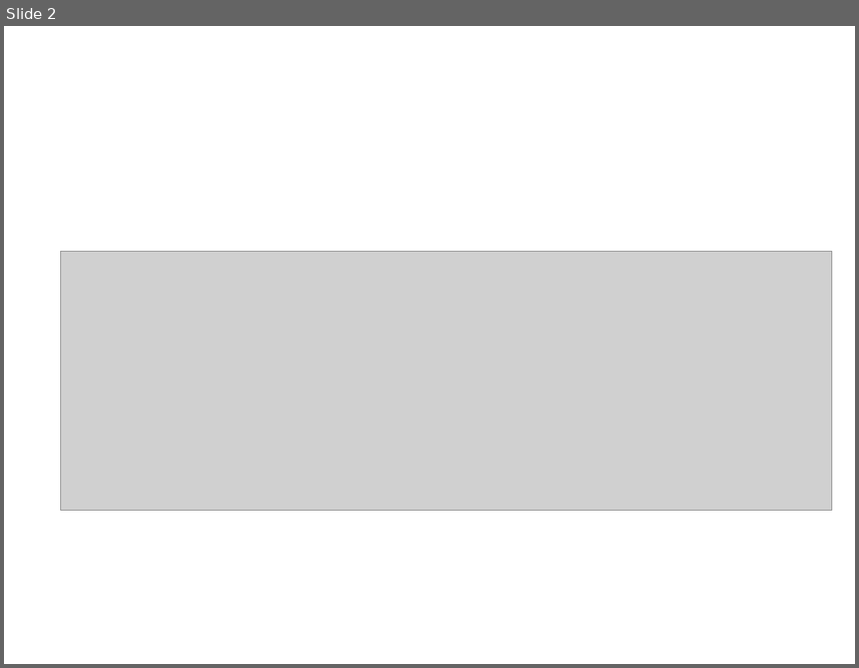
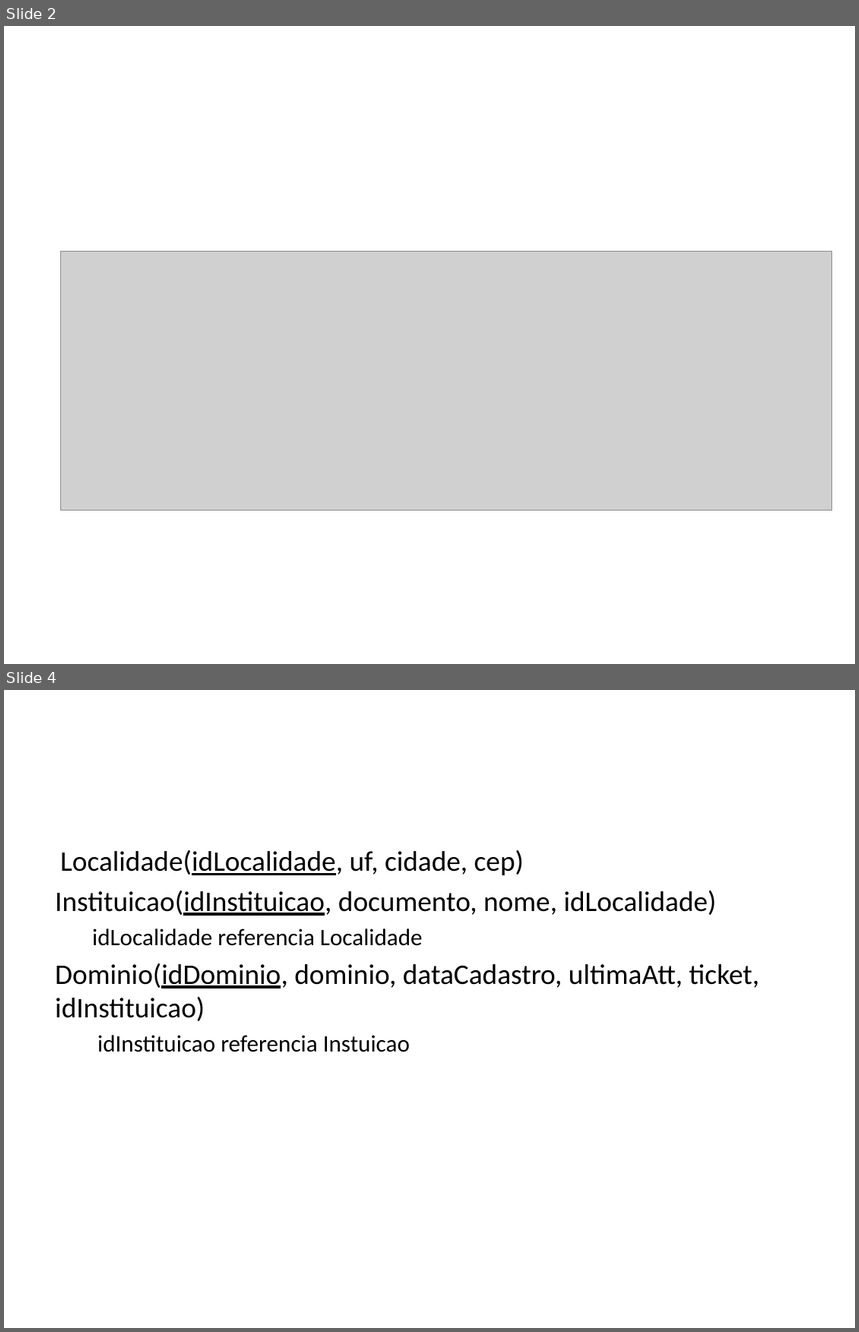
Before and after one commit to notzilly/fundBD-elc119, a slide deck: apresentacao.pptx. Shown one above the other, each under a label of ours: slide 2 before the commit, slides 2 and 4 after it; the slides between them are not shown. The pictures are 859x668 and 859x1332 pixels, drawn with LibreOffice and Linux fonts; fonts in the diff are those of the drawing; grey boxes stand for pictures. Boxes give left, top, right and bottom in pixels: in the first picture for what was removed or moved away, otherwise in the second. Text is boxed around its words. In the diff, an @@ line names an element or a change of style, - is before the commit and + after.

```diff
--- a/apresentacao.pptx
+++ b/apresentacao.pptx
@@ slide 4 added at (4,690,855,1328), background #FFFFFF @@
@@ text added at (55,850,759,1053), 24 pt, text #000000 @@
+Localidade(idLocalidade, uf, cidade, cep)
+Instituicao(idInstituicao, documento, nome, idLocalidade)
+  idLocalidade referencia Localidade
+Dominio(idDominio, dominio, dataCadastro, ultimaAtt, ticket, idInstituicao)
+  idInstituicao referencia Instuicao
```
Also in this commit, not shown: 2 other slides added, 2 slides removed, 3 other files.
